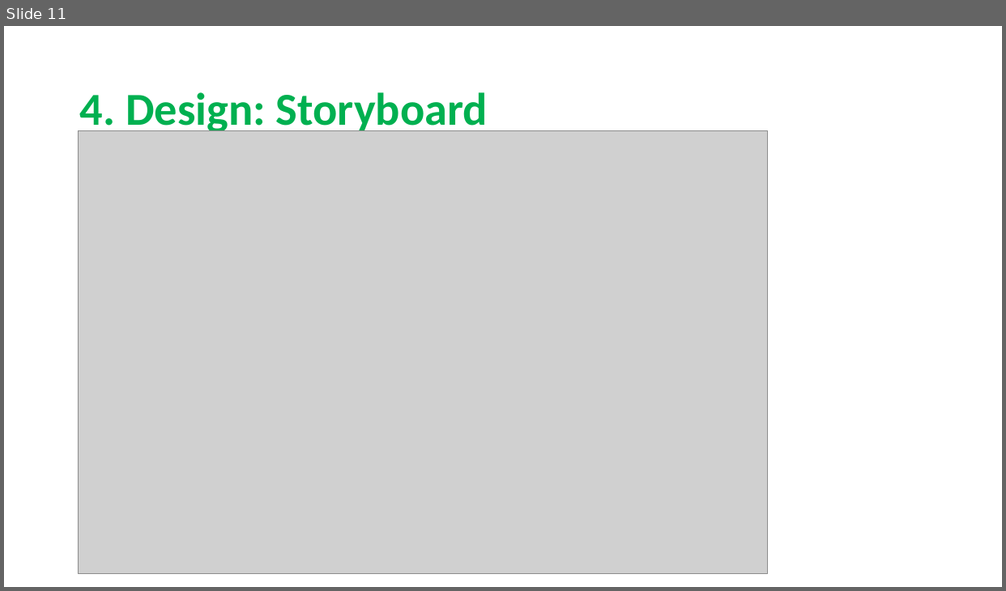
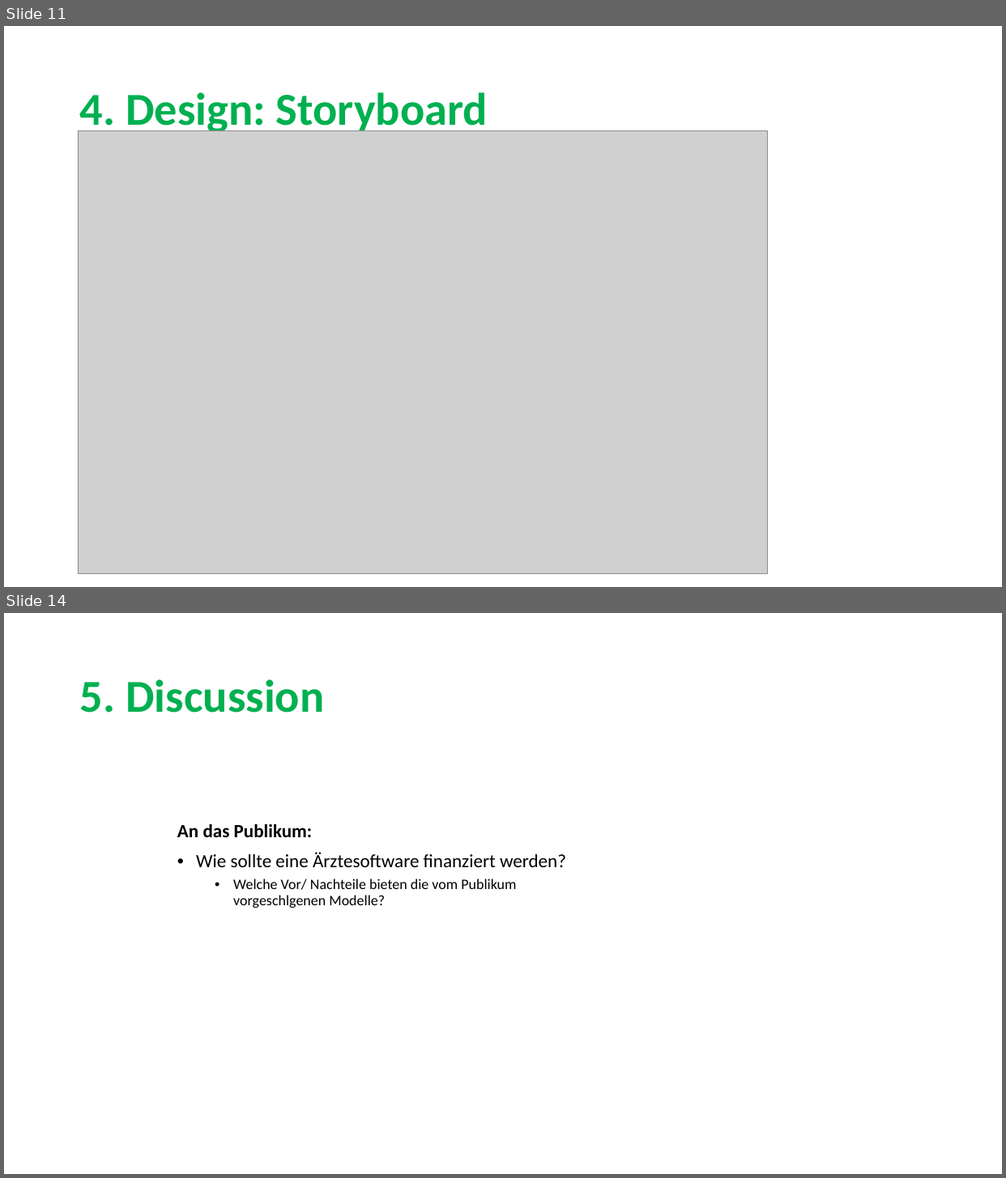
Before and after one commit to sarahmele/ch.bfh.btx8081.w2015.green, a slide deck: doc/task03/Task3.pptx. Shown one above the other, each under a label of ours: slide 11 before the commit, slides 11 and 14 after it; the slides between them are not shown. The pictures are 1006x591 and 1006x1178 pixels, drawn with LibreOffice and Linux fonts; fonts in the diff are those of the drawing; grey boxes stand for pictures. Boxes give left, top, right and bottom in pixels: in the first picture for what was removed or moved away, otherwise in the second. Text is boxed around its words. In the diff, an @@ line names an element or a change of style, - is before the commit and + after.

```diff
--- a/doc/task03/Task3.pptx
+++ b/doc/task03/Task3.pptx
@@ slide 14 added at [4, 613, 1002, 1174], background #FFFFFF @@
@@ title added at [80, 679, 324, 713], 44 pt, text #00B050, bold @@
+5. Discussion
@@ text added at [177, 824, 566, 908], 14 pt, text #000000 @@
+An das Publikum:
+• Wie sollte eine Ärztesoftware finanziert werden?
+  • Welche Vor/ Nachteile bieten die vom Publikum vorgeschlgenen Modelle?
```
Also in this commit, not shown: 2 slides changed, 2 other slides added, 2 slides removed.
